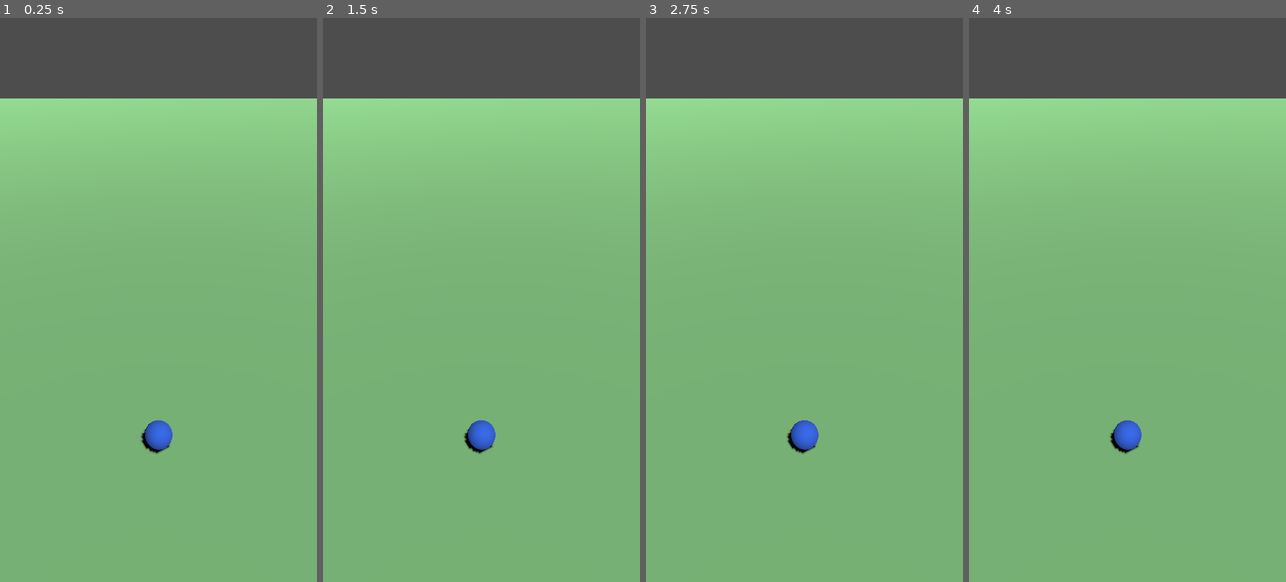
Above: before the commit, frames 1-4 (left to right).
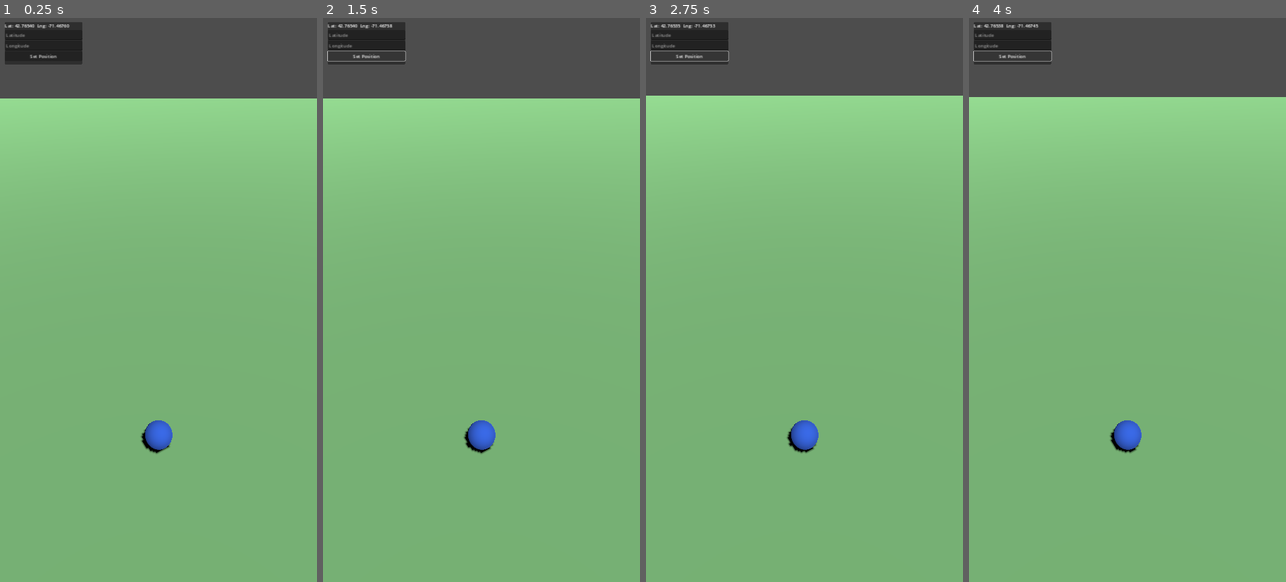
Above: after the commit, the same moments.

Repository: Dominic339/Shared-Skies
Game: Godot game, scene res://scenes/Main.tscn
Same seed, same stepped clock (60 frames per second), same inputs: the game is played once before the commit and once after it.
Inputs (mouse positions are in pixels of both pictures, inside the frame that each line leads up to):
- Up to frame 1 (0.25 s): no input
- Up to frame 2 (1.5 s): click (367, 57) at 0.5 s, where only the run after the commit has a clickable "Set Position"; tap Enter at 1.25 s; hold D from 1.28 s (still down)
- Up to frame 3 (2.75 s): tap Space at 2 s; release D at 2.03 s; hold S from 2.03 s (still down)
- Up to frame 4 (4 s): tap Enter at 2.75 s; release S at 2.78 s; hold D 2.78-3.53 s; tap Space at 3.5 s; hold W from 3.53 s (still down)

The runs differ from the first frame. In frame 1, 1.7% of the frame differs, in the area x 1-26%, y 0-9%; in frame 2, 1.4%; in frame 3, 1.9%, in the area x 0-100%, y 0-78%; in frame 4, 1.6%.

Commit message:
Add fake-GPS movement and manual coordinate entry panel
DevLocation now moves via WASD/arrow keys (converted to a lat/lng
delta through GeoProjection's new inverse helper, so forward and
inverse projection can't drift apart) and exposes
set_position_manual() for jumping straight to a coordinate. Main.tscn
gets an on-screen panel (current lat/lng readout + two fields + a
button) wired to it, so this is usable without touching code every
time -- this is the core dev-mode GPS the whole Phase 1 slice depends
on for testing without real device GPS.

Co-Authored-By: Claude Sonnet 5 <noreply@anthropic.com>
Claude-Session: https://claude.ai/code/session_01AHmiCVGuG2bKpEKrF4VL2r

Diff:
--- a/client/scenes/Main.tscn
+++ b/client/scenes/Main.tscn
@@ -1,6 +1,7 @@
-[gd_scene load_steps=6 format=3]
+[gd_scene load_steps=7 format=3]
 
 [ext_resource type="Script" path="res://scripts/main.gd" id="1"]
+[ext_resource type="Script" path="res://scripts/dev_location_ui.gd" id="2"]
 
 [sub_resource type="PlaneMesh" id="PlaneMesh_1"]
 size = Vector2(200, 200)
@@ -40,3 +41,26 @@
 surface_material_override/0 = SubResource("StandardMaterial3D_2")
 
 [node name="LandmarkMarkers" type="Node3D" parent="."]
+
+[node name="DevUI" type="CanvasLayer" parent="."]
+script = ExtResource("2")
+
+[node name="Panel" type="PanelContainer" parent="DevUI"]
+offset_left = 16.0
+offset_top = 16.0
+offset_right = 280.0
+offset_bottom = 160.0
+
+[node name="VBoxContainer" type="VBoxContainer" parent="DevUI/Panel"]
+
+[node name="PositionLabel" type="Label" parent="DevUI/Panel/VBoxContainer"]
+text = "Lat: --  Lng: --"
+
+[node name="LatEdit" type="LineEdit" parent="DevUI/Panel/VBoxContainer"]
+placeholder_text = "Latitude"
+
+[node name="LngEdit" type="LineEdit" parent="DevUI/Panel/VBoxContainer"]
+placeholder_text = "Longitude"
+
+[node name="SetButton" type="Button" parent="DevUI/Panel/VBoxContainer"]
+text = "Set Position"
--- a/client/scripts/autoload/dev_location.gd
+++ b/client/scripts/autoload/dev_location.gd
@@ -3,10 +3,44 @@
 # Developer-mode simulated GPS -- core infrastructure per the Phase 1 plan,
 # not a later debugging afterthought, since neither device GPS nor
 # real-world field testing against Nashua landmarks is practical during
-# normal development.
-#
-# Stub for now -- filled in during Phase 1 step 6 (manual lat/lng entry +
-# local WASD/drag movement, feeding Main's PlayerMarker).
+# normal development. Two input paths, both landing on the same
+# current_lat/current_lng the rest of the game reads: WASD/arrow-key local
+# movement for minute-to-minute dev work, and set_position_manual() for
+# jumping straight to a specific coordinate (wired to the on-screen dev
+# panel in Main.tscn).
+
+signal position_changed
+
+const MOVE_SPEED_METERS_PER_SEC := 8.0
 
 var current_lat: float = 42.7654  # Nashua, NH default
 var current_lng: float = -71.4676
+
+
+func move(east_meters: float, north_meters: float) -> void:
+	var delta := GeoProjection.local_delta_to_lat_lng(east_meters, north_meters)
+	current_lat += delta.x
+	current_lng += delta.y
+	position_changed.emit()
+
+
+func set_position_manual(lat: float, lng: float) -> void:
+	current_lat = lat
+	current_lng = lng
+	position_changed.emit()
+
+
+func _process(delta: float) -> void:
+	var input_dir := Vector2.ZERO
+	if Input.is_key_pressed(KEY_W) or Input.is_key_pressed(KEY_UP):
+		input_dir.y += 1.0
+	if Input.is_key_pressed(KEY_S) or Input.is_key_pressed(KEY_DOWN):
+		input_dir.y -= 1.0
+	if Input.is_key_pressed(KEY_D) or Input.is_key_pressed(KEY_RIGHT):
+		input_dir.x += 1.0
+	if Input.is_key_pressed(KEY_A) or Input.is_key_pressed(KEY_LEFT):
+		input_dir.x -= 1.0
+
+	if input_dir != Vector2.ZERO:
+		input_dir = input_dir.normalized() * MOVE_SPEED_METERS_PER_SEC * delta
+		move(input_dir.x, input_dir.y)
--- /dev/null
+++ b/client/scripts/dev_location_ui.gd
@@ -0,0 +1,21 @@
+extends CanvasLayer
+
+@onready var position_label: Label = $Panel/VBoxContainer/PositionLabel
+@onready var lat_edit: LineEdit = $Panel/VBoxContainer/LatEdit
+@onready var lng_edit: LineEdit = $Panel/VBoxContainer/LngEdit
+@onready var set_button: Button = $Panel/VBoxContainer/SetButton
+
+
+func _ready() -> void:
+	set_button.pressed.connect(_on_set_button_pressed)
+	DevLocation.position_changed.connect(_update_label)
+	_update_label()
+
+
+func _on_set_button_pressed() -> void:
+	if lat_edit.text.is_valid_float() and lng_edit.text.is_valid_float():
+		DevLocation.set_position_manual(lat_edit.text.to_float(), lng_edit.text.to_float())
+
+
+func _update_label() -> void:
+	position_label.text = "Lat: %.5f  Lng: %.5f" % [DevLocation.current_lat, DevLocation.current_lng]
--- a/client/scripts/geo_projection.gd
+++ b/client/scripts/geo_projection.gd
@@ -24,3 +24,14 @@
 	var dx := (lng - ORIGIN_LNG) * meters_per_degree_lng
 	var dz := -(lat - ORIGIN_LAT) * METERS_PER_DEGREE_LAT
 	return Vector3(dx, 0.0, dz)
+
+
+# Inverse of to_local()'s east/north component, for turning a local
+# movement step (fake-GPS WASD input) back into a lat/lng delta. Shares
+# the same constants as to_local() on purpose -- computing the inverse
+# independently would risk the two silently drifting out of sync.
+static func local_delta_to_lat_lng(east_meters: float, north_meters: float) -> Vector2:
+	var meters_per_degree_lng := METERS_PER_DEGREE_LAT * cos(deg_to_rad(ORIGIN_LAT))
+	var delta_lat := north_meters / METERS_PER_DEGREE_LAT
+	var delta_lng := east_meters / meters_per_degree_lng
+	return Vector2(delta_lat, delta_lng)
